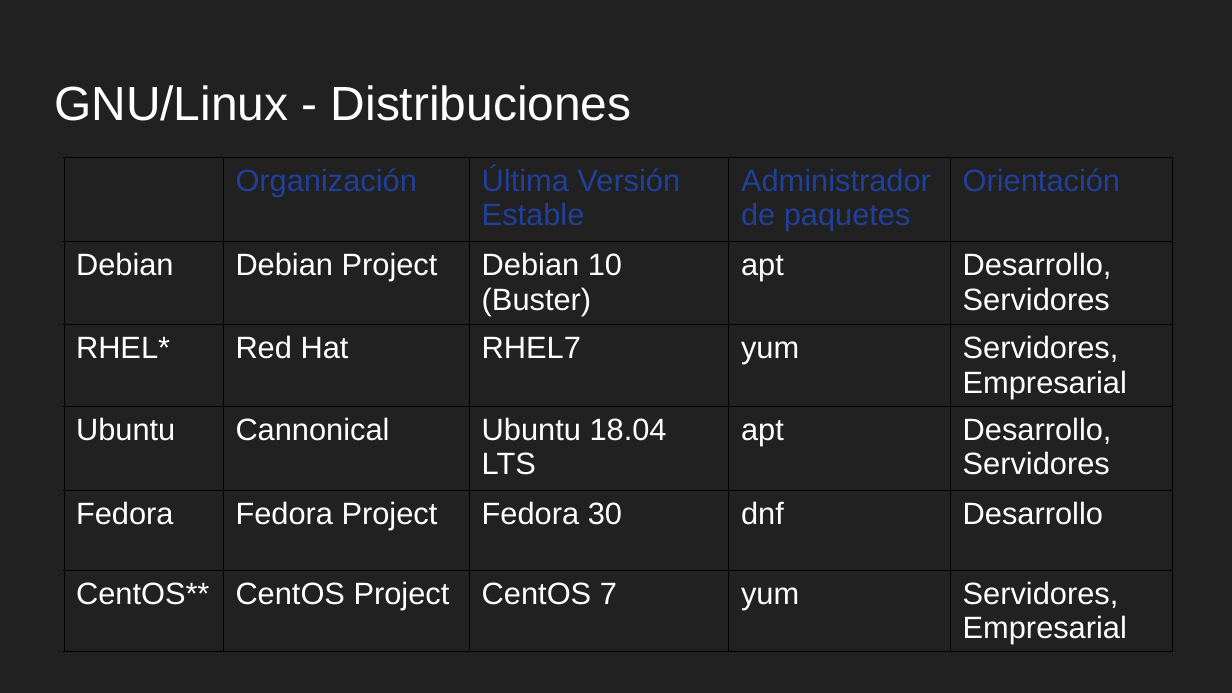
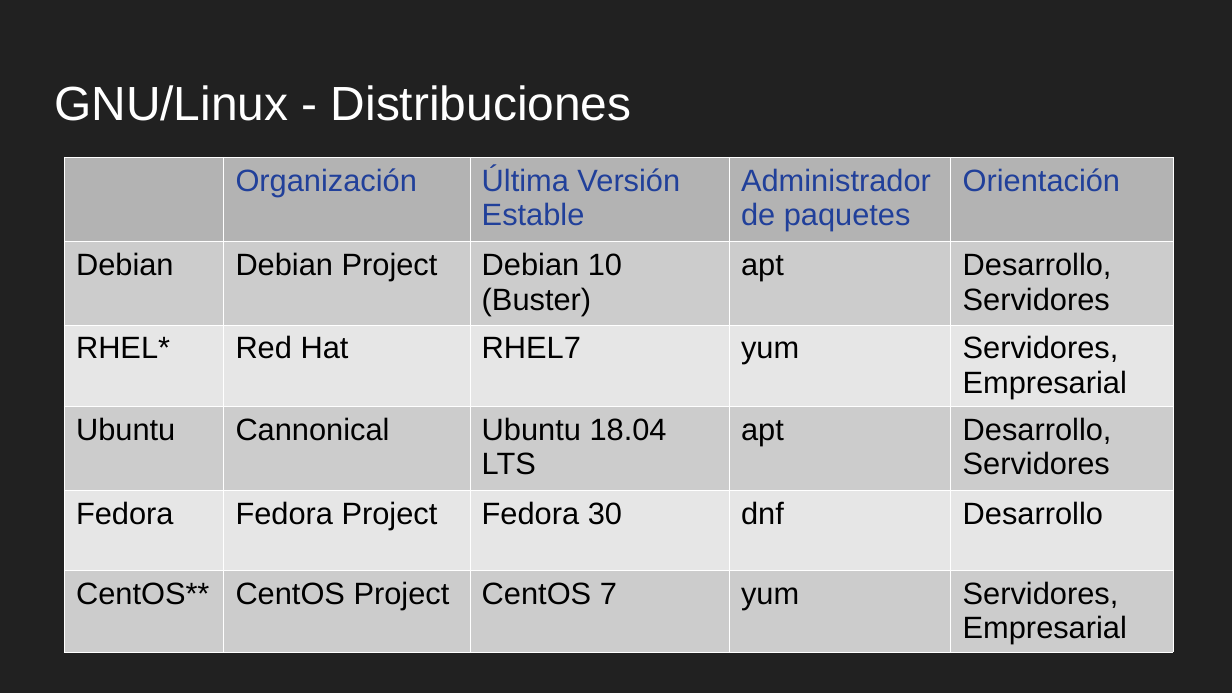
Before and after one commit to tabris2015/LNX102_103, a slide deck: slide 6 of slides/Sesion1.odp. Drawn at 1232x693 pixels with LibreOffice and Linux fonts; fonts in the diff are those of the drawing. Boxes give left, top, right and bottom in pixels: in the first picture for what was removed or moved away, otherwise in the second. Text is boxed around its words. In the diff, an @@ line names an element or a change of style, - is before the commit and + after.

```diff
--- a/slides/Sesion1.odp
+++ b/slides/Sesion1.odp
@@ table at (64, 156, 1172, 652) @@
@@ fill none to #B3B3B3 in 4 cells @@
@@ fill none to #CCCCCC in 15 cells @@
@@ fill none to #E6E6E6 in 10 cells @@
@@ text colour #FFFFFF to #000000 in "Debian", "Debian Project", "Debian 10 (Buster)", "apt" and 21 more places @@
@@ borders changed @@
```
Also in this commit, not shown: 1 other file.
